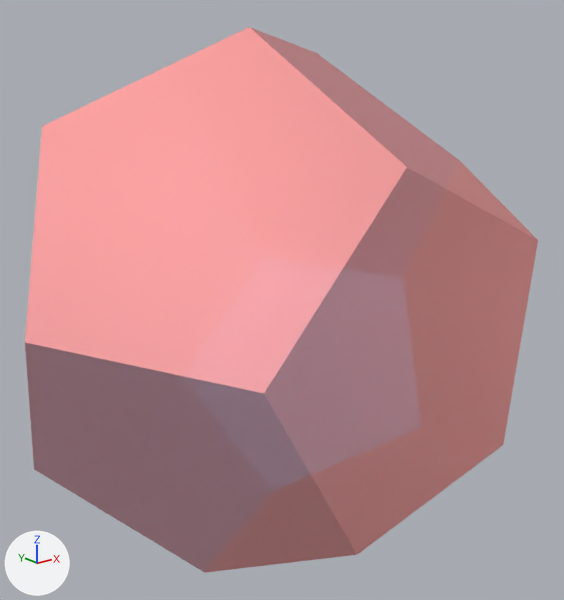
What one commit did to the glTF model vr/objetos/a21f.glb.
Rendered twice from a 50 mm camera at (-2.42, -14.08, 8.93) aimed at (5.14, -4.62, 5.15). Every picture has the same lights, and +X, +Y and +Z are marked at lower left. Where no turn or scale is listed for an object, it has been applied to the vertices.
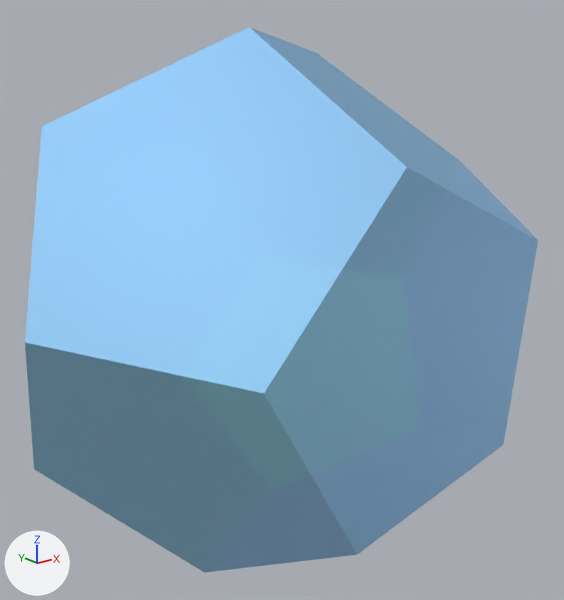
Scene script edits in JSON lines:
```json
{"block": "mat_material_1", "where": "n2 = _N.new('ShaderNodeMix'); n2.name = 'Mix'"}
{"op": "set", "path": "n2.inputs[7].default_value", "old": "(0.933, 0.318, 0.294, 1.0)", "new": "(0.294, 0.592, 0.933, 1.0)", "note": "'B', pink #f79994 -> 'B', blue #94caf7"}
{"block": "mat_material_7", "where": "n2 = _N.new('ShaderNodeMix'); n2.name = 'Mix'"}
{"op": "set", "path": "n2.inputs[7].default_value", "old": "(0.933, 0.318, 0.294, 1.0)", "new": "(0.294, 0.592, 0.933, 1.0)", "note": "'B', pink #f79994 -> 'B', blue #94caf7"}
{"block": "mat_material_8", "where": "n2 = _N.new('ShaderNodeMix'); n2.name = 'Mix'"}
{"op": "set", "path": "n2.inputs[7].default_value", "old": "(0.933, 0.318, 0.294, 1.0)", "new": "(0.294, 0.592, 0.933, 1.0)", "note": "'B', pink #f79994 -> 'B', blue #94caf7"}
{"block": "mat_material_11", "where": "n2 = _N.new('ShaderNodeMix'); n2.name = 'Mix'"}
{"op": "set", "path": "n2.inputs[7].default_value", "old": "(0.933, 0.318, 0.294, 1.0)", "new": "(0.294, 0.592, 0.933, 1.0)", "note": "'B', pink #f79994 -> 'B', blue #94caf7"}
```

Pixel boxes (x1, y1, x2, y2) of what changed, in the pictures (564 x 600 px):
```json
{"object": "Mesh_7", "change": "surface changed", "before": [25, 27, 407, 393], "after": [25, 27, 407, 393], "on screen": "pink to blue"}
{"object": "Mesh_1", "change": "surface changed", "before": [264, 167, 538, 554], "after": [264, 167, 538, 554]}
{"object": "Mesh_8", "change": "surface changed", "before": [25, 343, 357, 573], "after": [25, 343, 357, 573]}
{"object": "Mesh_11", "change": "surface changed", "before": [251, 28, 536, 239], "after": [251, 28, 536, 239]}
```
